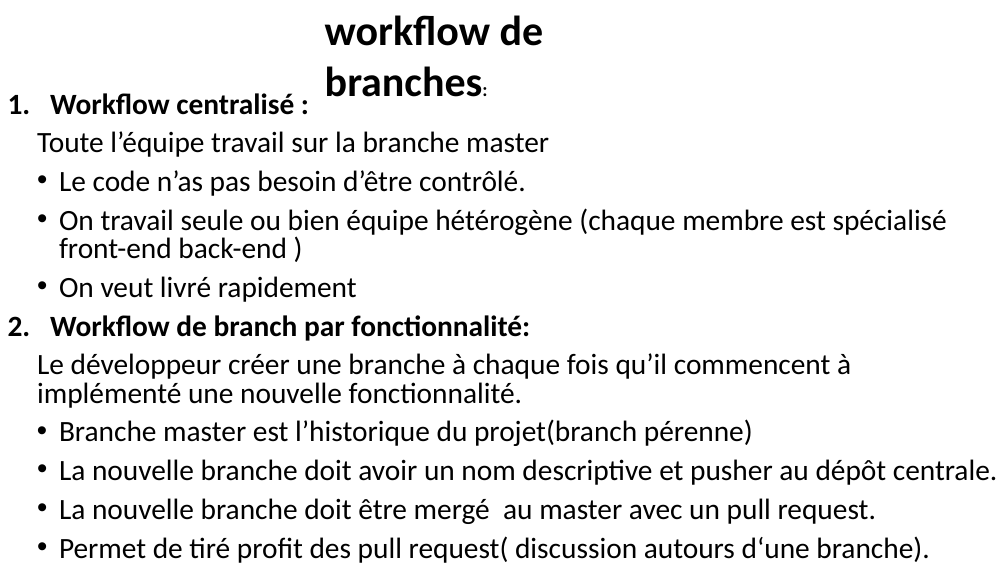
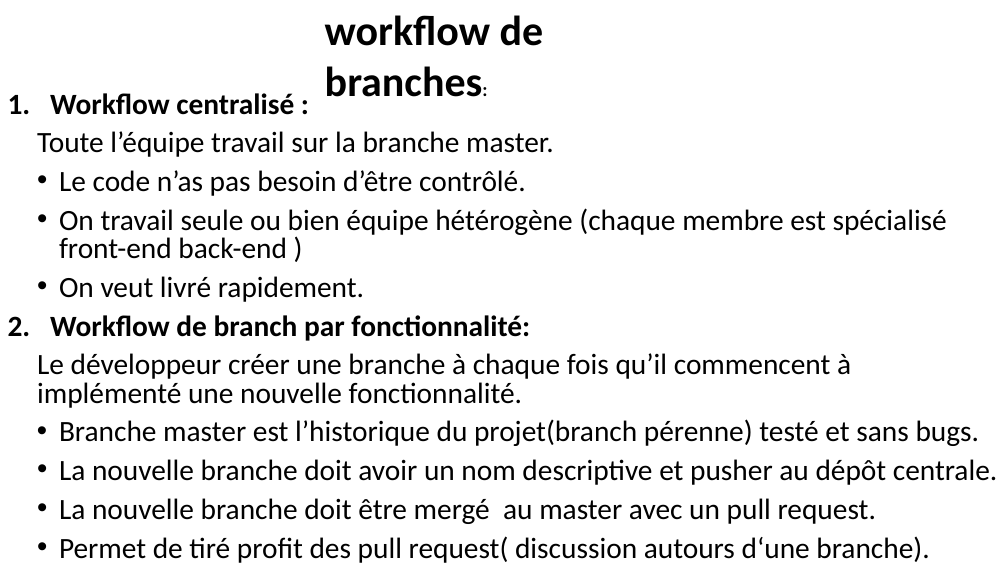
Before and after one commit to belakebiboussad/form, a slide deck: slide 18 of Formation Git.pptx (slide 17 before the commit). Drawn at 1008x567 pixels with LibreOffice and Linux fonts; fonts in the diff are those of the drawing. Boxes give left, top, right and bottom in pixels: in the first picture for what was removed or moved away, otherwise in the second. Text is boxed around its words. In the diff, an @@ line names an element or a change of style, - is before the commit and + after.

```diff
--- a/Formation Git.pptx
+++ b/Formation Git.pptx
@@ text at box(37, 131, 554, 157): text changed @@
-Toute l’équipe travail sur la branche master
+Toute l’équipe travail sur la branche master.
@@ text at box(59, 276, 364, 302): text changed @@
-• On veut livré rapidement
+• On veut livré rapidement.
@@ text at box(59, 419, 980, 446): text changed @@
-• Branche master est l’historique du projet(branch pérenne)
+• Branche master est l’historique du projet(branch pérenne) testé et sans bugs.
```
Also in this commit, not shown: 7 other slides changed, 3 slides added, 1 slide removed, 1 other file.
